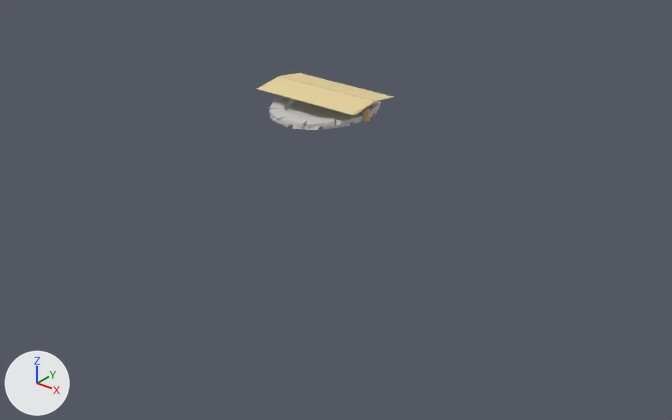
One commit to the glTF model assets/3d/models/building_well_foundation.glb: the scene before it, then after it.
The view is the same before and after, from a camera (50 mm lens) standing at (3.54, -4.54, 2.56) and looking at (0.01, -0.12, -0.18). Every picture has the same lights, and +X, +Y and +Z are marked at lower left. The picture after the commit comes second. Vertices at exactly the same position are counted once.

Names of what the first picture shows: 'building_well_foundation'.
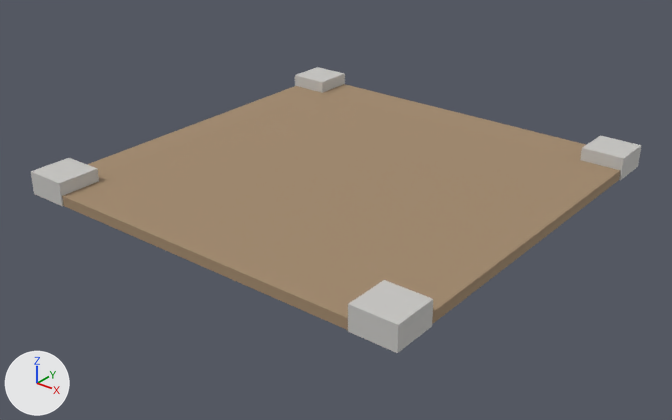
Boxes (x1, y1, x2, y2) around the edits, measured in the pictures (672 x 420 px):
'building_well_foundation', reshaped (346% wider, 395% taller): before (257, 73, 393, 130); after (31, 67, 641, 353)
part 1 of me_building_well_foundation, added: after (31, 158, 99, 206)
part 2 of me_building_well_foundation, added: after (295, 67, 345, 93)
part 3 of me_building_well_foundation, added: after (348, 280, 433, 353)
part 4 of me_building_well_foundation, added: after (580, 135, 641, 180)
part 5 of me_building_well_foundation, added (beige): after (62, 84, 620, 330)
part 6 of me_building_well_foundation, deleted: before (287, 100, 346, 118)
part 7 of me_building_well_foundation, deleted: before (363, 105, 370, 122)
part 8 of me_building_well_foundation, deleted: before (279, 76, 375, 101)
part 9 of me_building_well_foundation, deleted: before (279, 96, 296, 102)
part 10 of me_building_well_foundation, deleted: before (269, 99, 290, 110)
part 11 of me_building_well_foundation, deleted: before (269, 108, 291, 121)
part 12 of me_building_well_foundation, deleted (beige): before (257, 76, 375, 115)
part 13 of me_building_well_foundation, deleted: before (280, 115, 310, 127)
part 14 of me_building_well_foundation, deleted (beige): before (281, 73, 393, 102)
part 15 of me_building_well_foundation, deleted: before (306, 117, 335, 127)
part 16 of me_building_well_foundation, deleted: before (333, 113, 363, 125)
part 17 of me_building_well_foundation, deleted: before (272, 118, 293, 127)
part 18 of me_building_well_foundation, deleted: before (292, 125, 321, 130)
part 19 of me_building_well_foundation, deleted: before (321, 122, 350, 129)
part 20 of me_building_well_foundation, deleted (mostly hidden): before (359, 104, 379, 115)

What changed in the scene script:
```text
Change me_building_well_foundation:
    remove me_building_well_foundation.from_pydata(...)  # 294 vertices, 460 faces; spans x -1.5..-0.5, y 0.5..1.5, z -0.001..0.18
    add me_building_well_foundation.from_pydata(...)  # 40 vertices, 60 faces; spans x -1.45..1.45, y -1.45..1.45, z 0.0..0.16
    me_building_well_foundation part 1: a new loose piece, a box spanning x -1.45..-1.15, y -1.45..-1.15, z 0.0..0.16, in mat_stone (light grey #c8c7c4)
    me_building_well_foundation part 2: a new loose piece, a box spanning x -1.45..-1.15, y 1.15..1.45, z 0.0..0.16, in mat_stone (light grey #c8c7c4)
    me_building_well_foundation part 3: a new loose piece, a box spanning x 1.15..1.45, y -1.45..-1.15, z 0.0..0.16, in mat_stone (light grey #c8c7c4)
    me_building_well_foundation part 4: a new loose piece, a box spanning x 1.15..1.45, y 1.15..1.45, z 0.0..0.16, in mat_stone (light grey #c8c7c4)
    me_building_well_foundation part 5: a new loose piece, a box spanning x -1.44..1.44, y -1.44..1.44, z 0.0..0.07, in mat_earth (beige #a2896c)
    me_building_well_foundation part 6: the loose piece of 22 vertices spanning x -1.281..-0.718, y 0.667..1.35, z 0.019..0.021 is deleted
    me_building_well_foundation part 7: the loose piece of 12 vertices spanning x -0.606..-0.56, y 0.969..1.034, z 0.0..0.149 is deleted
    me_building_well_foundation part 8: the loose piece of 10 vertices spanning x -1.493..-0.507, y 0.986..1.02, z 0.174..0.18 is deleted
    me_building_well_foundation part 9: the loose piece of 8 vertices spanning x -1.406..-1.277, y 0.874..1.129, z 0.023..0.048 is deleted
    me_building_well_foundation part 10: the loose piece of 8 vertices spanning x -1.394..-1.187, y 0.644..0.906, z 0.022..0.048 is deleted
    me_building_well_foundation part 11: the loose piece of 8 vertices spanning x -1.253..-1.025, y 0.512..0.739, z 0.022..0.048 is deleted
    me_building_well_foundation part 12: the loose piece of 8 vertices spanning x -1.496..-0.5, y 0.723..1.022, z 0.137..0.18 is deleted
    me_building_well_foundation part 13: the loose piece of 8 vertices spanning x -1.054..-0.841, y 0.506..0.678, z 0.022..0.048 is deleted
    me_building_well_foundation part 14: the loose piece of 8 vertices spanning x -1.5..-0.506, y 0.978..1.268, z 0.136..0.18 is deleted
    me_building_well_foundation part 15: the loose piece of 8 vertices spanning x -0.89..-0.661, y 0.551..0.815, z 0.022..0.048 is deleted
    me_building_well_foundation part 16: the loose piece of 8 vertices spanning x -0.757..-0.586, y 0.744..1.016, z 0.024..0.048 is deleted
    me_building_well_foundation part 17: the loose piece of 8 vertices spanning x -1.157..-0.939, y 0.5..0.683, z -0.001..0.025 is deleted
    me_building_well_foundation part 18: the loose piece of 8 vertices spanning x -0.972..-0.742, y 0.5..0.74, z 0.0..0.025 is deleted
    me_building_well_foundation part 19: the loose piece of 8 vertices spanning x -0.818..-0.61, y 0.639..0.92, z -0.001..0.025 is deleted
    me_building_well_foundation part 20: the loose piece of 8 vertices spanning x -0.757..-0.585, y 0.981..1.258, z 0.023..0.048 is deleted
    other edits to the shape of me_building_well_foundation do not show in these pictures
    remove me_building_well_foundation.materials.append(mat_metal)  # light grey #cecbc5
    remove me_building_well_foundation.materials.append(mat_wood)  # beige #c8aa81
    remove me_building_well_foundation.materials.append(mat_wood_dark)  # brown #957959
    remove me_building_well_foundation.materials.append(mat_leather)  # brown #a28161
    remove me_building_well_foundation.materials.append(mat_thatch)  # beige #e5d19b
    add me_building_well_foundation.materials.append(mat_earth)  # beige #a2896c
```
